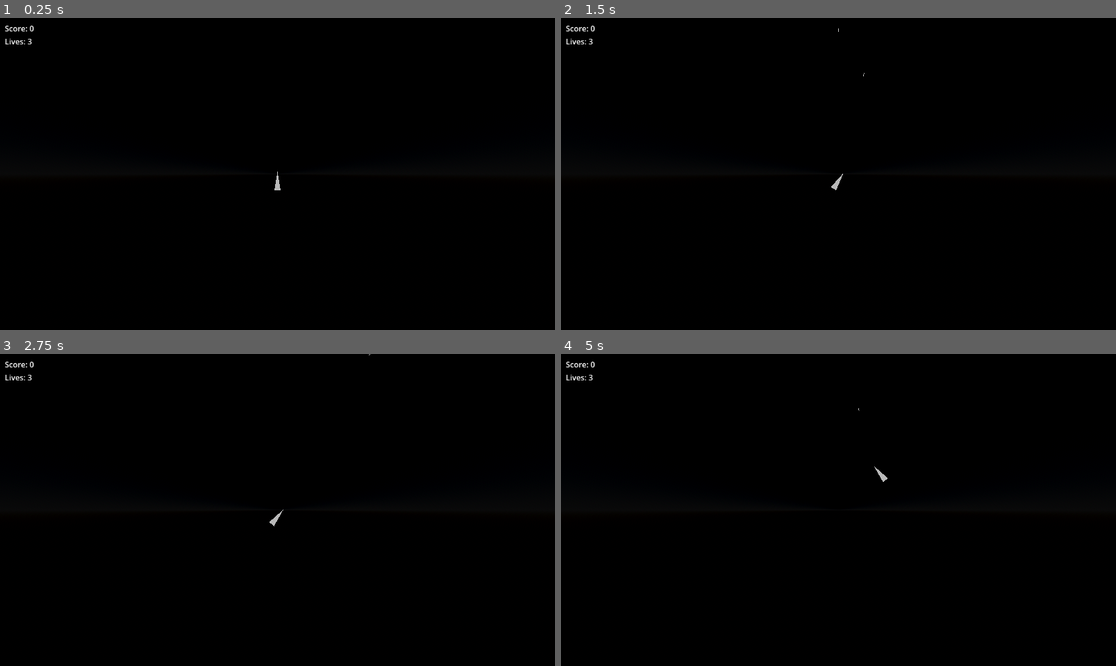
Above: before the commit, frames 1-4 (two rows, left to right).
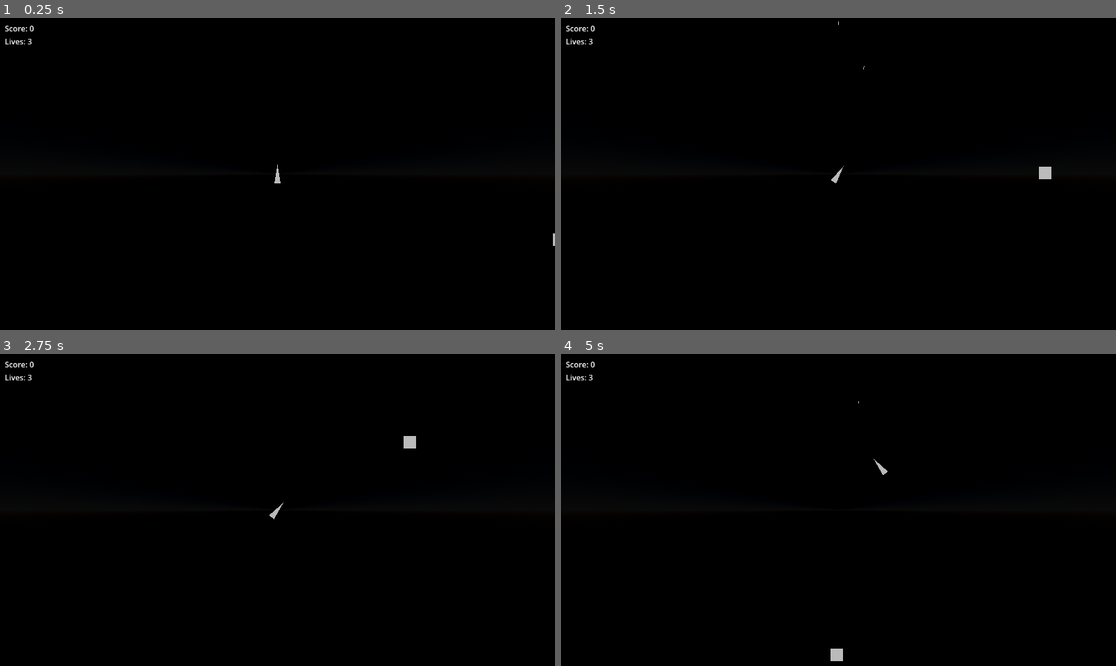
Above: after the commit, the same moments.

Repository: mrjsj/godot-asteroids
Game: Godot game, scene res://Scenes/Main/main.tscn
Same seed, same stepped clock (60 frames per second), same inputs: the game is played once before the commit and once after it.
Inputs:
- Up to frame 1 (0.25 s): no input
- Up to frame 2 (1.5 s): tap Enter (ui_accept) at 0.5, 0.77 s; hold Right (ui_right) 0.53-1.28 s; hold Left (ui_left) from 1.28 s (still down)
- Up to frame 3 (2.75 s): tap Enter (ui_accept) at 1.52 s; release Left (ui_left) at 2.03 s; hold Right (ui_right) from 2.03 s (still down)
- Up to frame 4 (5 s): release Right (ui_right) at 2.78 s; hold Up (ui_up) 2.78-3.53 s; tap Enter (ui_accept) at 3.02, 3.77, 4.52 s; hold Left (ui_left) from 3.53 s (still down)

The runs differ from the first frame. In frame 1, less than 0.1% of the frame differs, in the area x 49-100%, y 46-74%; in frame 2, 0.2%, in the area x 48-89%, y 1-56%; in frame 3, 0.2%; in frame 4, 0.2%.

Commit message:
add asteroid to game

Diff:
--- /dev/null
+++ b/game/Scenes/Asteroid/asteroid.gd
@@ -0,0 +1,44 @@
+extends Node3D
+
+const spawn_areas := [
+    {"from": Vector3(-95, 50, 2.5), "to": Vector3(95, 50, 2.5)},
+    {"from": Vector3(-95, -50, 2.5), "to": Vector3(-95, -50, 2.5)},
+    {"from": Vector3(-95, -50, 2.5), "to": Vector3(-95, 50, 2.5)},
+    {"from": Vector3(95, -50, 2.5), "to": Vector3(95, 50, 2.5)},
+]
+
+var _has_properly_spawned := false
+var velocity := Vector3.ZERO
+
+func _ready() -> void:
+    var rng := RandomNumberGenerator.new()
+    var random_side := rng.randi_range(0, 3)
+
+    var spawn_area : Dictionary = spawn_areas[random_side]
+
+    var from_x : float = spawn_area["from"].x
+    var to_x : float = spawn_area["to"].x
+
+    var from_y : float = spawn_area["from"].y
+    var to_y : float = spawn_area["to"].y
+
+    var rng_x := rng.randf_range(from_x, to_x)
+    var rng_y := rng.randf_range(from_y, to_y)
+
+    self.position.x = rng_x
+    self.position.y = rng_y
+
+    self.velocity.x = -1 * sign(rng_x) * rng.randf_range(1.1, 1.30)
+    self.velocity.y = -1 * sign(rng_y) * rng.randf_range(1.1, 1.30)
+
+
+
+func _physics_process(delta: float) -> void:
+
+    self.position += self.velocity * delta * 15
+
+    if _has_properly_spawned:
+        self.position = Global.keep_object_inside_world_boundaries(self.position)
+
+func _on_timer_timeout() -> void:
+    _has_properly_spawned = true
--- a/game/Scenes/Main/main.tscn
+++ b/game/Scenes/Main/main.tscn
@@ -1,5 +1,6 @@
-[gd_scene load_steps=6 format=3 uid="uid://cawsw7u2uw7l6"]
+[gd_scene load_steps=7 format=3 uid="uid://cawsw7u2uw7l6"]
 
+[ext_resource type="PackedScene" uid="uid://dbkemoytwtwns" path="res://asteroid.tscn" id="1_5yls4"]
 [ext_resource type="PackedScene" uid="uid://ct3nfl6k7u11h" path="res://Scenes/Player/player.tscn" id="1_qw60k"]
 [ext_resource type="Script" uid="uid://31ikbbs6kym5" path="res://Scripts/projectile_spawner.gd" id="3_5yls4"]
 
@@ -49,12 +50,20 @@
 [node name="DirectionalLight3D" type="DirectionalLight3D" parent="."]
 
 [node name="Camera3D" type="Camera3D" parent="."]
-transform = Transform3D(1, 0, 0, 0, 1, 0, 0, 0, 1, 0, 2.18177, 0)
 projection = 1
 size = 100.0
 
+[node name="Asteroid" parent="." instance=ExtResource("1_5yls4")]
+transform = Transform3D(1, 0, 0, 0, 1, 0, 0, 0, 1, 0, 14.757, -2.5)
+
 [node name="Player" parent="." instance=ExtResource("1_qw60k")]
 transform = Transform3D(1, 0, 0, 0, 1, 0, 0, 0, 1, 0, 0, -2.5)
+speed = 0.02
+deceleration_factor = 0.98
+max_velocity = 0.45
+max_acceleration = 0.01
 
 [node name="ProjectileSpawner" type="Node3D" parent="."]
 script = ExtResource("3_5yls4")
+
+[node name="AsteroidSpawner" type="Node3D" parent="."]
--- /dev/null
+++ b/game/asteroid.tscn
@@ -0,0 +1,19 @@
+[gd_scene load_steps=3 format=3 uid="uid://dbkemoytwtwns"]
+
+[ext_resource type="Script" uid="uid://wpj2hyb1n2s8" path="res://Scenes/Asteroid/asteroid.gd" id="1_u87q6"]
+
+[sub_resource type="BoxMesh" id="BoxMesh_lixft"]
+size = Vector3(4, 4, 0.1)
+
+[node name="Asteroid" type="Node3D"]
+script = ExtResource("1_u87q6")
+metadata/_edit_group_ = true
+
+[node name="MeshInstance3D" type="MeshInstance3D" parent="."]
+mesh = SubResource("BoxMesh_lixft")
+
+[node name="Timer" type="Timer" parent="."]
+one_shot = true
+autostart = true
+
+[connection signal="timeout" from="Timer" to="." method="_on_timer_timeout"]
Not shown, added: game/Scenes/Asteroid/asteroid.gd.uid
